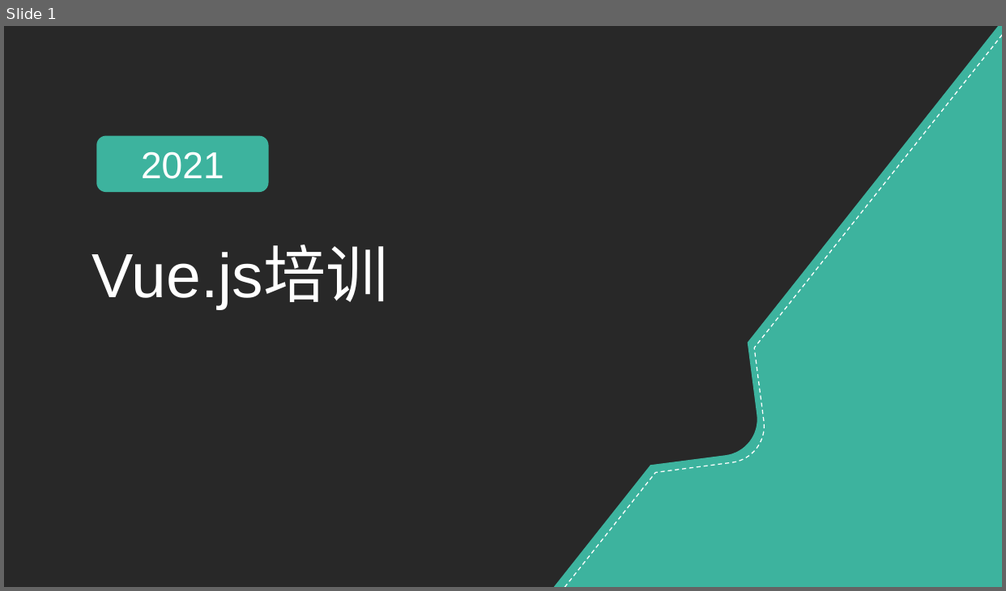
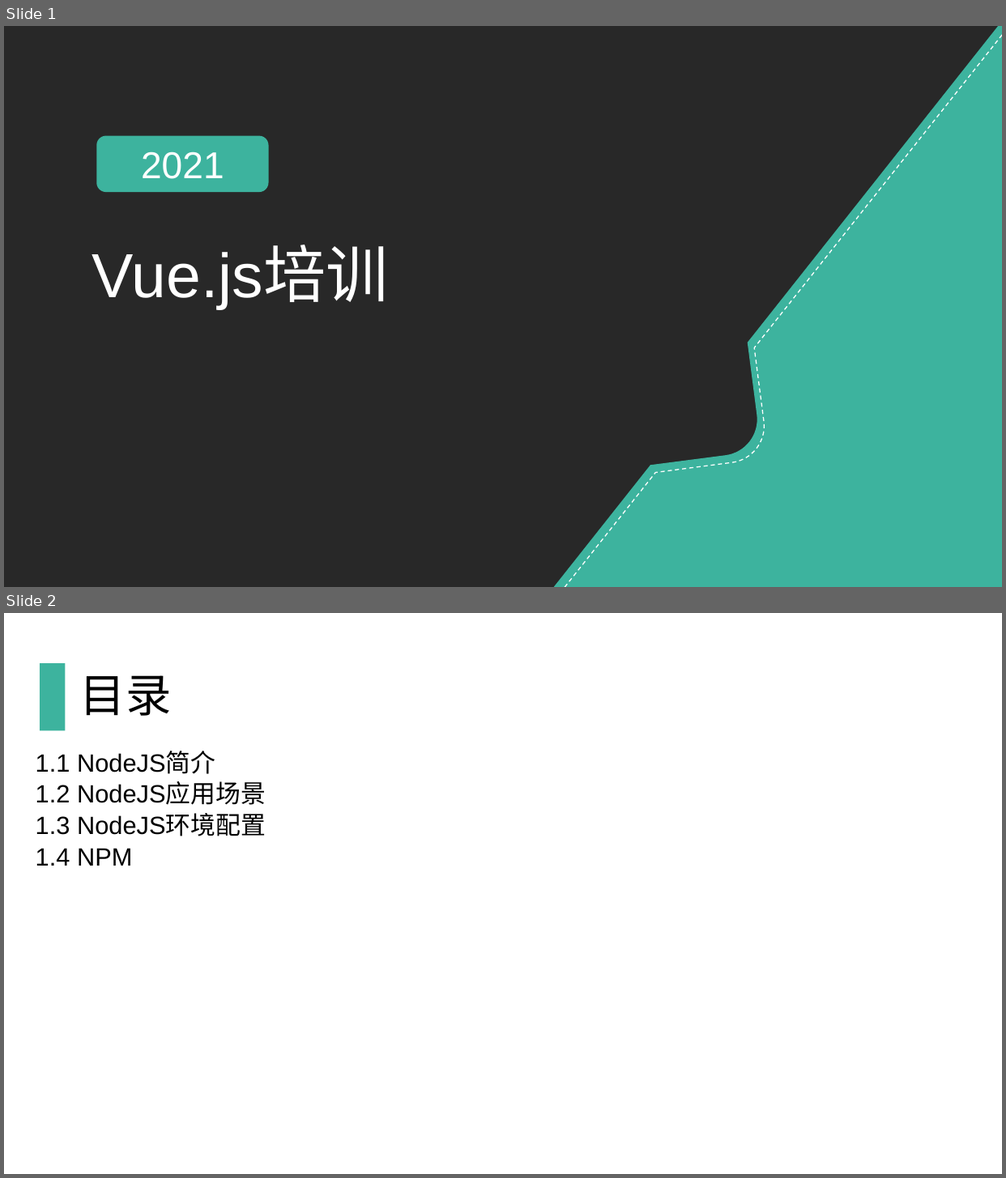
Before and after one commit to qinting513/nodejs_Vue3, a slide deck: Vue.js培训.pptx. Shown one above the other, each under a label of ours: slide 1 before the commit, slides 1 and 2 after it. The pictures are 1006x591 and 1006x1178 pixels, drawn with LibreOffice and Linux fonts; fonts in the diff are those of the drawing; background and template pictures are left out; a plain dark background stands for a picture behind light text. Boxes give left, top, right and bottom in pixels: in the first picture for what was removed or moved away, otherwise in the second. Text is boxed around its words. In the diff, an @@ line names an element or a change of style, - is before the commit and + after.

```diff
--- a/Vue.js培训.pptx
+++ b/Vue.js培训.pptx
@@ slide 2 added at (4,613,1002,1174), background #FFFFFF @@
@@ rectangle added at (40,663,66,730), fill #3DB39E @@
@@ title added at (80,675,172,716), 44 pt, text #000000 @@
+目录
@@ text added at (36,752,266,866), 24 pt, text #000000 @@
+1.1 NodeJS简介
+1.2 NodeJS应用场景
+1.3 NodeJS环境配置
+1.4 NPM
```
Also in this commit, not shown: 6 slides changed, 6 other slides added, 4 slides removed, 1 other file.
